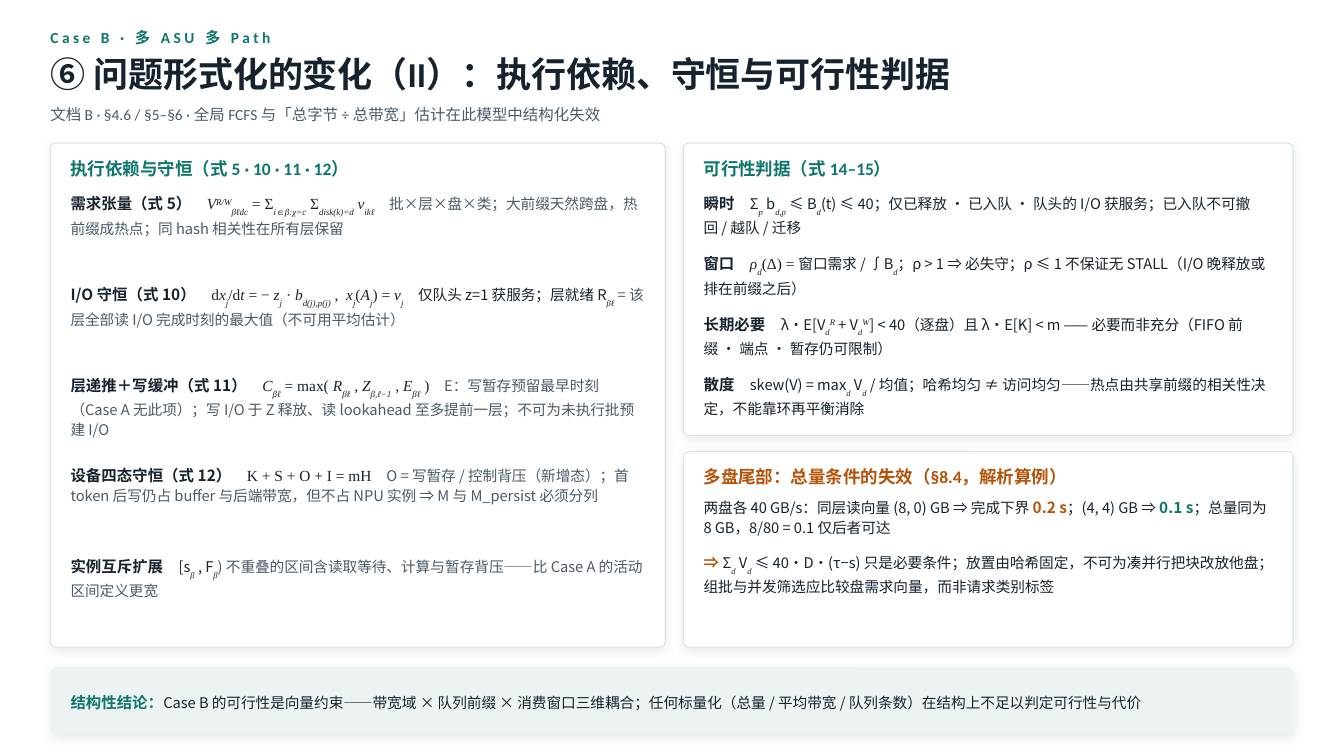
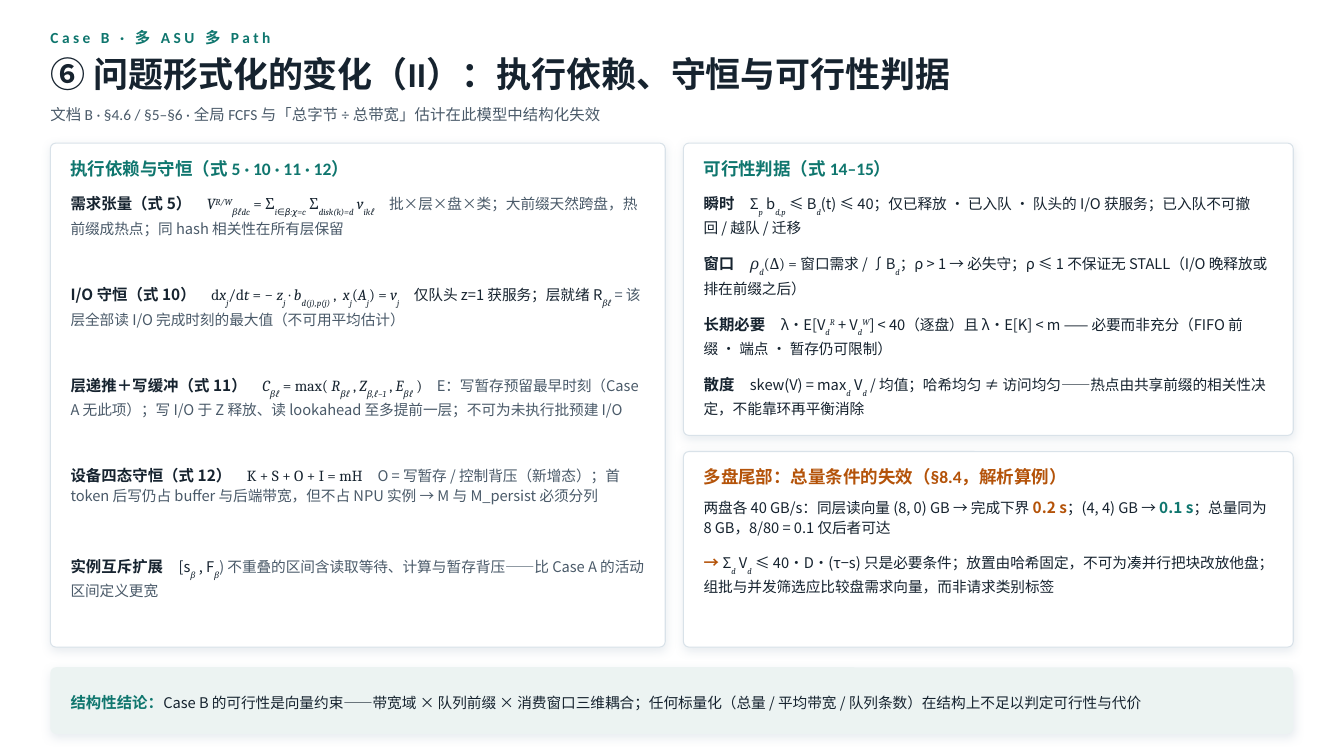
Before and after one commit to QiliangLi/status_aware_network, a slide deck: slide 6 of 共享KV调度形式化分析汇总PPT-20260917.pptx. Drawn at 1344x756 pixels with LibreOffice and Linux fonts; fonts in the diff are those of the drawing. Boxes give left, top, right and bottom in pixels: in the first picture for what was removed or moved away, otherwise in the second. Text is boxed around its words. In the diff, an @@ line names an element or a change of style, - is before the commit and + after.

```diff
--- a/共享KV调度形式化分析汇总PPT-20260917.pptx
+++ b/共享KV调度形式化分析汇总PPT-20260917.pptx
@@ text "需求张量（式 5） VR/Wβℓdc = Σi∈β:χ=c ..." at box(71, 196, 638, 236): font Times New Roman to Cambria in "VR/Wβℓdc = Σi∈β:χ=c Σdisk(k)=d vikℓ" @@
@@ text "瞬时 Σp bd,p ≤ Bd(t) ..." at box(704, 196, 1250, 217): font Times New Roman to Cambria in "Σp bd,p Bd(t)" @@
@@ text at box(704, 256, 1267, 296): text changed @@
-窗口 ρd(Δ) = 窗口需求 / ∫Bd；ρ > 1 ⇒ 必失守；ρ ≤ 1 不保证无 STALL（I/O 晚释放或排在前缀之后）
+窗口 ρd(Δ) = 窗口需求 / ∫Bd；ρ > 1 → 必失守；ρ ≤ 1 不保证无 STALL（I/O 晚释放或排在前缀之后）
@@ text "I/O 守恒（式 10） dxj/dt = ..." at box(71, 287, 641, 328): font Times New Roman to Cambria in "dxj/dt = − zj · bd(j),p(j) , ..." @@
@@ text "长期必要 λ·E[VdR + VdW] < ..." at box(704, 317, 1243, 356): font Times New Roman to Cambria in "λ·E[VdR VdW]" @@
@@ text "层递推＋写缓冲（式 11） Cβℓ = max( ..." at box(71, 378, 639, 418): font Times New Roman to Cambria in "Cβℓ = max( Rβℓ , Zβ,ℓ−1 , ..." @@
@@ text "散度 skew(V) = maxd Vd ..." at box(704, 375, 1266, 416): font Times New Roman to Cambria in "maxd Vd" @@
@@ text at box(71, 467, 620, 505): text changed @@
-设备四态守恒（式 12） K + S + O + I = mH O = 写暂存 / 控制背压（新增态）；首 token 后写仍占 buffer 与后端带宽，但不占 NPU 实例 ⇒ M 与 M_persist 必须分列
+设备四态守恒（式 12） K + S + O + I = mH O = 写暂存 / 控制背压（新增态）；首 token 后写仍占 buffer 与后端带宽，但不占 NPU 实例 → M 与 M_persist 必须分列
@@ text at box(704, 500, 1267, 536): text changed @@
-两盘各 40 GB/s：同层读向量 (8, 0) GB ⇒ 完成下界 0.2 s；(4, 4) GB ⇒ 0.1 s；总量同为 8 GB，8/80 = 0.1 仅后者可达
+两盘各 40 GB/s：同层读向量 (8, 0) GB → 完成下界 0.2 s；(4, 4) GB → 0.1 s；总量同为 8 GB，8/80 = 0.1 仅后者可达
@@ text "实例互斥扩展 [sβ , Fβ) 不重叠的区间含读取等待、计算与暂存背压——比 ..." at box(71, 559, 644, 574): font Times New Roman to Cambria in "[sβ Fβ)" @@
@@ text at box(704, 555, 1273, 594): text changed @@
-⇒ Σd Vd ≤ 40·D·(τ−s) 只是必要条件；放置由哈希固定，不可为凑并行把块改放他盘；组批与并发筛选应比较盘需求向量，而非请求类别标签
+→ Σd Vd ≤ 40·D·(τ−s) 只是必要条件；放置由哈希固定，不可为凑并行把块改放他盘；组批与并发筛选应比较盘需求向量，而非请求类别标签
```
Also in this commit, not shown: 6 other slides changed, 1 other file.
